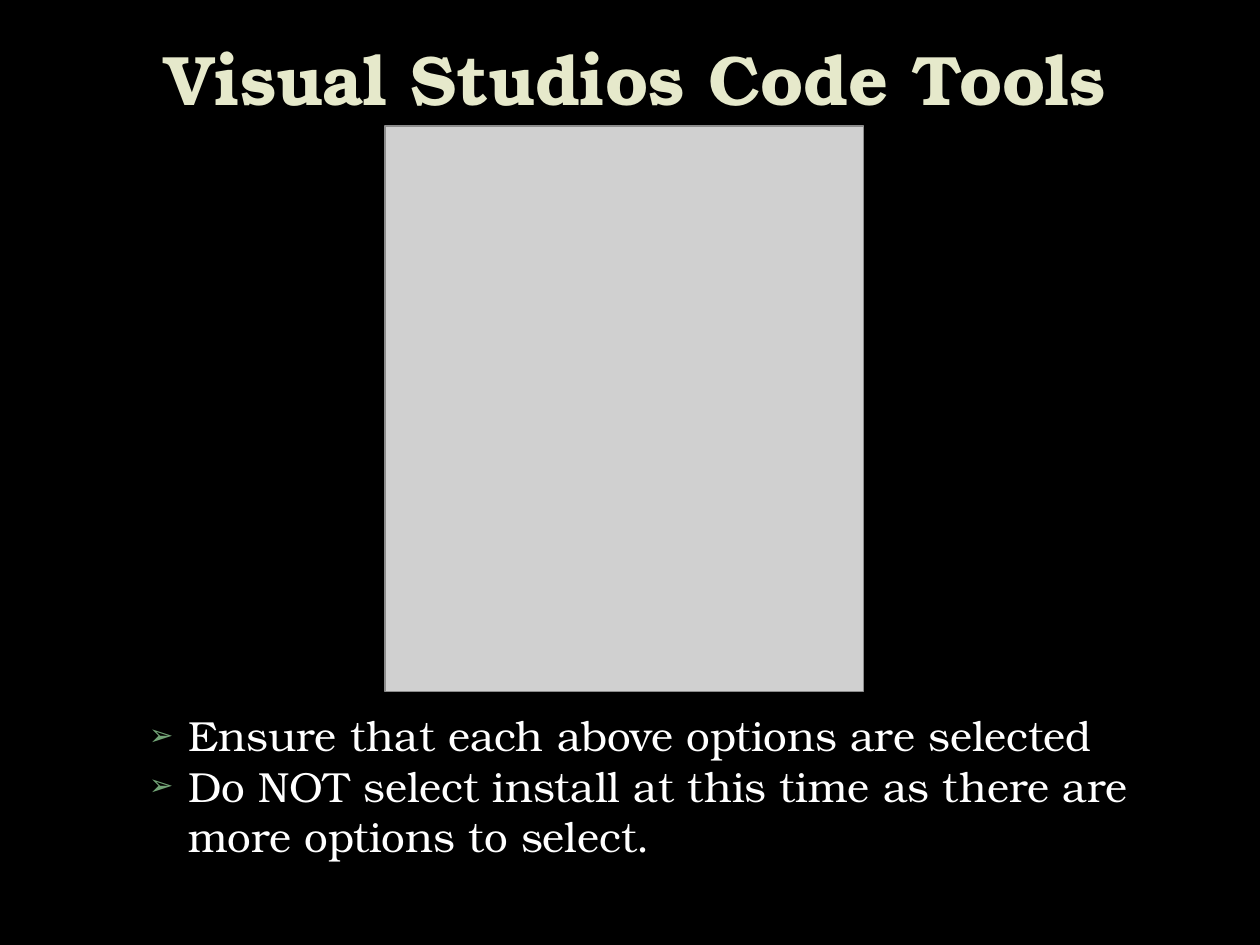
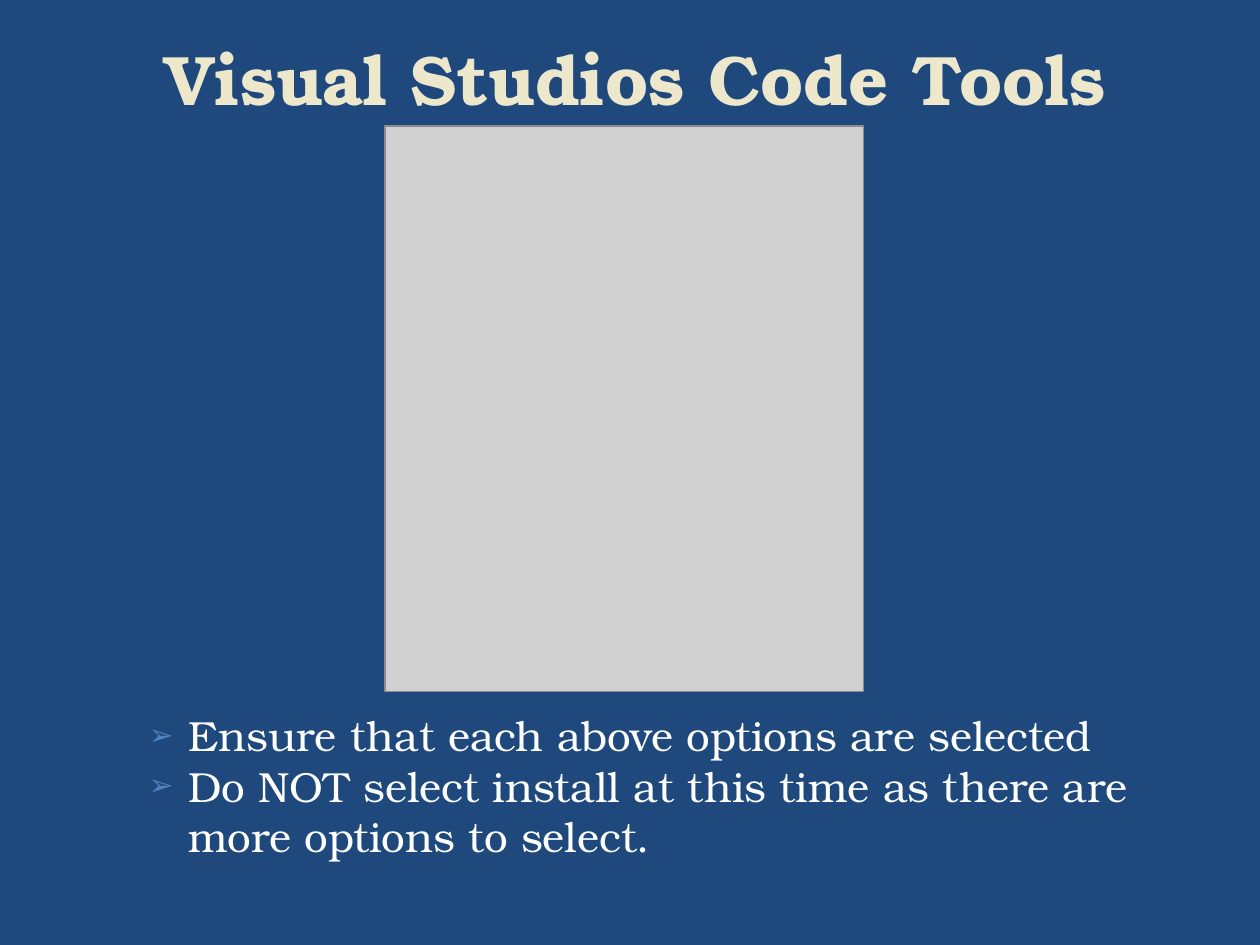
Before and after one commit to plwest-atmark/Aug31, a slide deck: slide 7 of IntroToProgramming/Introduction to C#.pptx. Drawn at 1260x945 pixels with LibreOffice and Linux fonts; fonts in the diff are those of the drawing; grey boxes stand for pictures; background and template pictures are left out. Boxes give left, top, right and bottom in pixels: in the first picture for what was removed or moved away, otherwise in the second. Text is boxed around its words. In the diff, an @@ line names an element or a change of style, - is before the commit and + after.

```diff
--- a/IntroToProgramming/Introduction to C#.pptx
+++ b/IntroToProgramming/Introduction to C#.pptx
@@ background picture (left out) to #1F497D @@
@@ title "Visual Studios Code Tools" at (165, 51, 1106, 106): text colour #E7EACB to #EDE8CE @@
@@ text "Ensure that each above options ..." at (188, 721, 1127, 862): bullet colour #72A376 to #4F81BD @@
```
Also in this commit, not shown: 78 other slides changed, 15 slides added.
